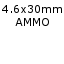
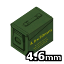
Layered file, before and after one edit (64x64). Changes by layer:
removed layer "4.6x30mm ..." over 2, 5, 62, 26
removed layer "Background" over 2, 5, 62, 62
added layer "handle" above "mm" over 22, 13, 43, 27
added layer "mm" above "4.6" over 45, 56, 61, 61
added layer "4.6" above "text shadow" over 26, 51, 45, 61
added layer "text shadow" above "overlay" over 25, 50, 62, 62
added layer "overlay" above "4.6x30mm" over 33, 37, 49, 50
added layer "4.6x30mm" above "side shading" over 30, 29, 52, 45
added layer "side shading" above "top lines" over 26, 7, 54, 58
added layer "top lines" above "top shading" over 10, 23, 30, 38
added layer "top shading" above "latch shading" over 10, 25, 28, 38
added layer "latch shading" above "front handle lines" over 12, 27, 29, 56
added layer "front handle lines" above "front handle shading" over 12, 42, 24, 53
added layer "front handle shading" above "50cal solid" over 13, 43, 25, 53
added layer "50cal solid" over 10, 6, 54, 58
